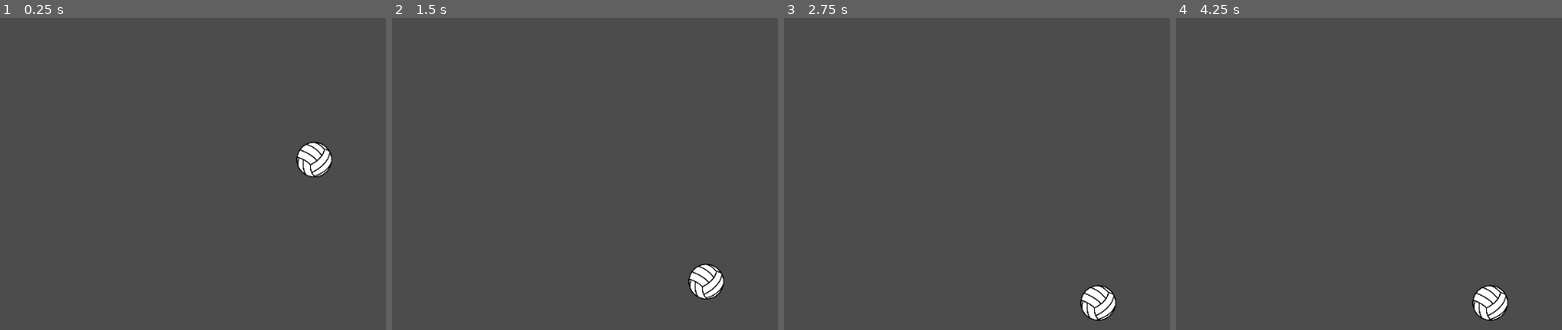
Above: before the commit, frames 1-4 (left to right).
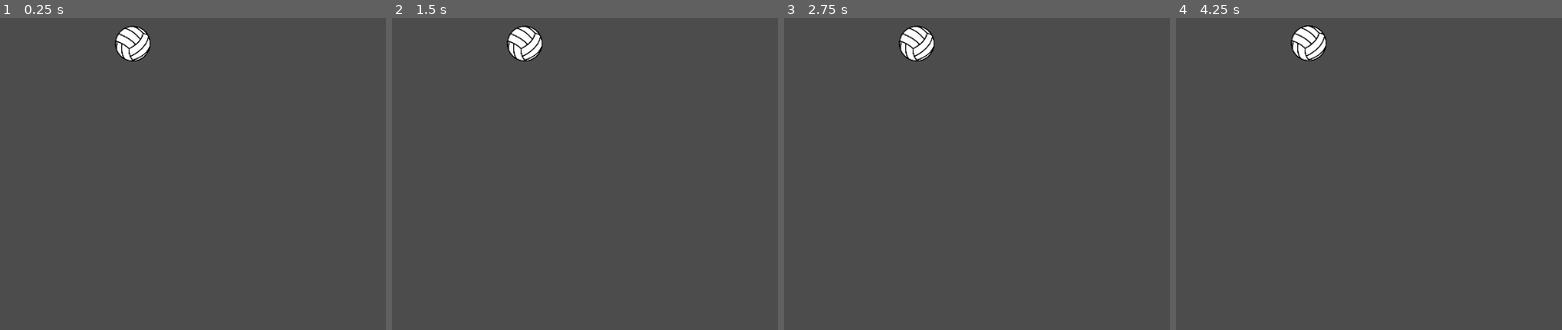
Above: after the commit, the same moments.

Repository: craigostrin/volleyball-practice
Game: Godot game, scene res://src/World.tscn
Two runs of this game, one before a commit and one after it. Both use one fixed random seed, a clock stepped at 60 frames per second and the inputs below.
Inputs:
- Up to frame 1 (0.25 s): no input
- Up to frame 2 (1.5 s): hold Right (ui_right) 0.53-1.28 s; hold Space (pass, bound only after the commit) 0.53-1.28 s; hold Down (ui_down) from 1.28 s (still down); tap Space (pass, bound only after the commit) at 1.35 s
- Up to frame 3 (2.75 s): release Down (ui_down) at 2.03 s; hold Right (ui_right) from 2.03 s (still down); hold Space (pass, bound only after the commit) from 2.03 s (still down)
- Up to frame 4 (4.25 s): tap Enter at 2.75 s; release Right (ui_right) at 2.78 s; release Space (pass, bound only after the commit) at 2.78 s; hold Up (ui_up) 2.78-3.53 s; tap Space (pass, bound only after the commit) at 2.85 s; tap Ctrl (reset_platform, bound only after the commit) at 3.5 s; hold Left (ui_left) from 3.53 s (still down); hold Space (pass, bound only after the commit) from 3.53 s (still down); tap ` (reset_ball, bound only after the commit) at 4.15 s

The runs differ from the first frame. In frame 1, 1.6% of the frame differs, in the area x 29-87%, y 2-52%; in frame 2, 1.6%; in frame 3, 1.6%, in the area x 29-87%, y 2-98%; in frame 4, 1.6%.

Commit message:
Basic gameplay works
Need art, sound, UI

Diff:
--- a/project.godot
+++ b/project.godot
@@ -14,6 +14,42 @@
 run/main_scene="res://src/World.tscn"
 config/icon="res://icon.png"
 
+[input]
+
+move_left={
+"deadzone": 0.5,
+"events": [ Object(InputEventKey,"resource_local_to_scene":false,"resource_name":"","device":0,"alt":false,"shift":false,"control":false,"meta":false,"command":false,"pressed":false,"scancode":16777231,"unicode":0,"echo":false,"script":null)
+, Object(InputEventKey,"resource_local_to_scene":false,"resource_name":"","device":0,"alt":false,"shift":false,"control":false,"meta":false,"command":false,"pressed":false,"scancode":65,"unicode":0,"echo":false,"script":null)
+ ]
+}
+move_right={
+"deadzone": 0.5,
+"events": [ Object(InputEventKey,"resource_local_to_scene":false,"resource_name":"","device":0,"alt":false,"shift":false,"control":false,"meta":false,"command":false,"pressed":false,"scancode":16777233,"unicode":0,"echo":false,"script":null)
+, Object(InputEventKey,"resource_local_to_scene":false,"resource_name":"","device":0,"alt":false,"shift":false,"control":false,"meta":false,"command":false,"pressed":false,"scancode":68,"unicode":0,"echo":false,"script":null)
+ ]
+}
+pass={
+"deadzone": 0.5,
+"events": [ Object(InputEventKey,"resource_local_to_scene":false,"resource_name":"","device":0,"alt":false,"shift":false,"control":false,"meta":false,"command":false,"pressed":false,"scancode":32,"unicode":0,"echo":false,"script":null)
+ ]
+}
+reset_platform={
+"deadzone": 0.5,
+"events": [ Object(InputEventKey,"resource_local_to_scene":false,"resource_name":"","device":0,"alt":false,"shift":false,"control":false,"meta":false,"command":false,"pressed":false,"scancode":16777238,"unicode":0,"echo":false,"script":null)
+ ]
+}
+reset_ball={
+"deadzone": 0.5,
+"events": [ Object(InputEventKey,"resource_local_to_scene":false,"resource_name":"","device":0,"alt":false,"shift":false,"control":false,"meta":false,"command":false,"pressed":false,"scancode":96,"unicode":0,"echo":false,"script":null)
+ ]
+}
+
+[layer_names]
+
+2d_physics/layer_1="player"
+2d_physics/layer_2="ball"
+2d_physics/layer_3="environment"
+
 [physics]
 
 common/enable_pause_aware_picking=true
--- /dev/null
+++ b/src/KinematicBody2D.tscn
@@ -0,0 +1,15 @@
+[gd_scene load_steps=3 format=2]
+
+[ext_resource path="res://src/KinematicBody2D.gd" type="Script" id=1]
+
+[sub_resource type="CapsuleShape2D" id=1]
+radius = 12.7062
+height = 110.807
+
+[node name="KinematicBody2D" type="KinematicBody2D"]
+position = Vector2( 463, 488 )
+rotation = 1.5708
+script = ExtResource( 1 )
+
+[node name="CollisionShape2D" type="CollisionShape2D" parent="."]
+shape = SubResource( 1 )
--- /dev/null
+++ b/src/Player.gd
@@ -0,0 +1,31 @@
+extends Node2D
+
+export var platform_max_rotation := 90.0
+
+onready var platform: Node2D = $Platform
+onready var anim_player: AnimationPlayer = $AnimationPlayer
+
+
+func _ready() -> void:
+	anim_player.connect("animation_finished", self, "_on_animation_finished")
+
+
+func _unhandled_input(event: InputEvent) -> void:
+	if event.is_action_pressed("pass"):
+		anim_player.play("Pass")
+	if event.is_action_pressed("reset_platform"):
+		anim_player.play("Reset")
+
+
+func _physics_process(delta: float) -> void:
+	var move_vec := get_movement()
+	if move_vec != Vector2.ZERO:
+		position += move_vec * 200.0 * delta
+
+
+func get_movement() -> Vector2:
+	var move_vec := Vector2.ZERO
+
+	move_vec.x = Input.get_action_strength("move_right") - Input.get_action_strength("move_left")
+
+	return move_vec
--- /dev/null
+++ b/src/Player.tscn
@@ -0,0 +1,80 @@
+[gd_scene load_steps=7 format=2]
+
+[ext_resource path="res://src/Player.gd" type="Script" id=1]
+
+[sub_resource type="CircleShape2D" id=3]
+radius = 24.8944
+
+[sub_resource type="CapsuleShape2D" id=2]
+radius = 31.6184
+height = 91.8766
+
+[sub_resource type="CapsuleShape2D" id=1]
+radius = 12.0
+height = 120.0
+
+[sub_resource type="Animation" id=4]
+resource_name = "Pass"
+length = 0.7
+step = 0.05
+tracks/0/type = "bezier"
+tracks/0/path = NodePath("Platform:rotation_degrees")
+tracks/0/interp = 1
+tracks/0/loop_wrap = true
+tracks/0/imported = false
+tracks/0/enabled = true
+tracks/0/keys = {
+"points": PoolRealArray( 0, -0.25, 0, 0.162798, -40.4942, 70, -0.243006, 17.5058, 0.25, 0 ),
+"times": PoolRealArray( 0, 0.55 )
+}
+
+[sub_resource type="Animation" id=5]
+resource_name = "Reset"
+length = 0.2
+tracks/0/type = "value"
+tracks/0/path = NodePath("Platform:rotation_degrees")
+tracks/0/interp = 1
+tracks/0/loop_wrap = true
+tracks/0/imported = false
+tracks/0/enabled = true
+tracks/0/keys = {
+"times": PoolRealArray( 0.2 ),
+"transitions": PoolRealArray( 1 ),
+"update": 3,
+"values": [ 0.0 ]
+}
+
+[node name="Player" type="Node2D"]
+script = ExtResource( 1 )
+
+[node name="Body" type="Node2D" parent="."]
+position = Vector2( 35.9077, 64.8859 )
+rotation = -0.511169
+
+[node name="RigidBody2D" type="RigidBody2D" parent="Body"]
+mode = 3
+
+[node name="HeadShape2D" type="CollisionShape2D" parent="Body/RigidBody2D"]
+position = Vector2( -3.15049, -100.669 )
+shape = SubResource( 3 )
+
+[node name="BodyShape2D" type="CollisionShape2D" parent="Body/RigidBody2D"]
+shape = SubResource( 2 )
+
+[node name="Platform" type="Node2D" parent="."]
+position = Vector2( 0, 10.803 )
+
+[node name="RigidBody2D" type="RigidBody2D" parent="Platform"]
+position = Vector2( -17.8299, 60.0858 )
+rotation = 0.299278
+collision_mask = 6
+mode = 3
+continuous_cd = 2
+
+[node name="CollisionShape2D" type="CollisionShape2D" parent="Platform/RigidBody2D"]
+shape = SubResource( 1 )
+
+[node name="AnimationPlayer" type="AnimationPlayer" parent="."]
+autoplay = "Reset"
+anims/Pass = SubResource( 4 )
+anims/Reset = SubResource( 5 )
--- a/src/RigidBall.tscn
+++ b/src/RigidBall.tscn
@@ -4,15 +4,17 @@
 [ext_resource path="res://src/RigidBall.gd" type="Script" id=2]
 [ext_resource path="res://art/ball_indic.svg" type="Texture" id=3]
 
-[sub_resource type="PhysicsMaterial" id=2]
+[sub_resource type="PhysicsMaterial" id=1]
 bounce = 0.5
 
-[sub_resource type="CircleShape2D" id=1]
+[sub_resource type="CircleShape2D" id=2]
 radius = 25.0
 
 [node name="RigidBall" type="RigidBody2D"]
+collision_layer = 2
+collision_mask = 5
 mass = 30.0
-physics_material_override = SubResource( 2 )
+physics_material_override = SubResource( 1 )
 gravity_scale = 10.0
 script = ExtResource( 2 )
 
@@ -21,6 +23,7 @@
 rect = Rect2( -25, -25, 50, 50 )
 
 [node name="OffscreenIndicator" type="Node2D" parent="."]
+visible = false
 
 [node name="Outline" type="Sprite" parent="OffscreenIndicator"]
 position = Vector2( 0, 36.7606 )
--- /dev/null
+++ b/src/World.gd
@@ -0,0 +1,23 @@
+extends Node2D
+
+const ball_scene := preload("res://src/RigidBall.tscn")
+
+onready var ball: RigidBody2D = $RigidBall
+onready var ball_release_block: StaticBody2D = $BallRelease
+onready var ball_release_timer: Timer = $BallRelease/Timer
+
+
+func _unhandled_input(event: InputEvent) -> void:
+	if event.is_action_pressed("reset_ball"):
+		ball.queue_free()
+		ball = ball_scene.instance()
+		ball.position = $BallSpawnPosition.position
+		add_child(ball)
+
+
+func _ready() -> void:
+	ball_release_timer.connect("timeout", self, "_on_BallRelease_timeout")
+
+
+func _on_BallRelease_timeout() -> void:
+	$BallRelease/CollisionShape2D.disabled = true
--- a/src/World.tscn
+++ b/src/World.tscn
@@ -1,44 +1,63 @@
-[gd_scene load_steps=5 format=2]
+[gd_scene load_steps=6 format=2]
 
 [ext_resource path="res://src/RigidBall.tscn" type="PackedScene" id=1]
-[ext_resource path="res://src/KinematicBody2D.gd" type="Script" id=2]
+[ext_resource path="res://src/Player.tscn" type="PackedScene" id=2]
+[ext_resource path="res://src/World.gd" type="Script" id=3]
 
-[sub_resource type="CapsuleShape2D" id=1]
-radius = 12.7062
-height = 110.807
+[sub_resource type="RectangleShape2D" id=1]
+extents = Vector2( 595, 10 )
 
 [sub_resource type="RectangleShape2D" id=2]
-extents = Vector2( 595, 10 )
+extents = Vector2( 40, 10 )
 
 [node name="World" type="Node2D"]
+script = ExtResource( 3 )
+
+[node name="BallSpawnPosition" type="Position2D" parent="."]
+position = Vector2( 211.679, 193.84 )
 
 [node name="RigidBall" parent="." instance=ExtResource( 1 )]
-position = Vector2( 462.602, 329.41 )
-
-[node name="KinematicBody2D" type="KinematicBody2D" parent="."]
-position = Vector2( 463, 488 )
-rotation = 1.5708
-script = ExtResource( 2 )
-
-[node name="CollisionShape2D" type="CollisionShape2D" parent="KinematicBody2D"]
-shape = SubResource( 1 )
+position = Vector2( 211.679, 193.84 )
+mass = 20.0
 
 [node name="Floor" type="StaticBody2D" parent="."]
 position = Vector2( 488, 591 )
+collision_layer = 4
+collision_mask = 3
 
 [node name="CollisionShape2D" type="CollisionShape2D" parent="Floor"]
+shape = SubResource( 1 )
+
+[node name="Wall" type="StaticBody2D" parent="."]
+position = Vector2( 1.61438, 61.6999 )
+rotation = 1.5708
+collision_layer = 4
+collision_mask = 3
+
+[node name="CollisionShape2D" type="CollisionShape2D" parent="Wall"]
+shape = SubResource( 1 )
+
+[node name="Wall2" type="StaticBody2D" parent="."]
+position = Vector2( 1023.14, 70.8032 )
+rotation = 1.5708
+collision_layer = 4
+collision_mask = 3
+
+[node name="CollisionShape2D" type="CollisionShape2D" parent="Wall2"]
+shape = SubResource( 1 )
+
+[node name="Player" parent="." instance=ExtResource( 2 )]
+position = Vector2( 324.826, 407.573 )
+
+[node name="BallRelease" type="StaticBody2D" parent="."]
+position = Vector2( 211.679, 231.895 )
+collision_layer = 4
+collision_mask = 2
+
+[node name="CollisionShape2D" type="CollisionShape2D" parent="BallRelease"]
 shape = SubResource( 2 )
 
-[node name="Wall" type="StaticBody2D" parent="."]
-position = Vector2( 1.61438, 517.269 )
-rotation = 1.5708
-
-[node name="CollisionShape2D" type="CollisionShape2D" parent="Wall"]
-shape = SubResource( 2 )
-
-[node name="Wall2" type="StaticBody2D" parent="."]
-position = Vector2( 1023.14, 532.729 )
-rotation = 1.5708
-
-[node name="CollisionShape2D" type="CollisionShape2D" parent="Wall2"]
-shape = SubResource( 2 )
+[node name="Timer" type="Timer" parent="BallRelease"]
+wait_time = 3.0
+one_shot = true
+autostart = true
Binary file added: art/passing.jpg
Not shown, added: art/passing.jpg.import
Binary file added: art/passing1.jpg
Not shown, added: art/passing1.jpg.import
Binary file added: art/passing2.jpg
Not shown, added: art/passing2.jpg.import
Binary file added: art/passing3.jpg
Not shown, added: art/passing3.jpg.import
Binary file added: art/passing3a.jpg
Not shown, added: art/passing3a.jpg.import
Binary file added: art/passing3b.jpg
Not shown, added: art/passing3b.jpg.import
(and 5 more such lines)
